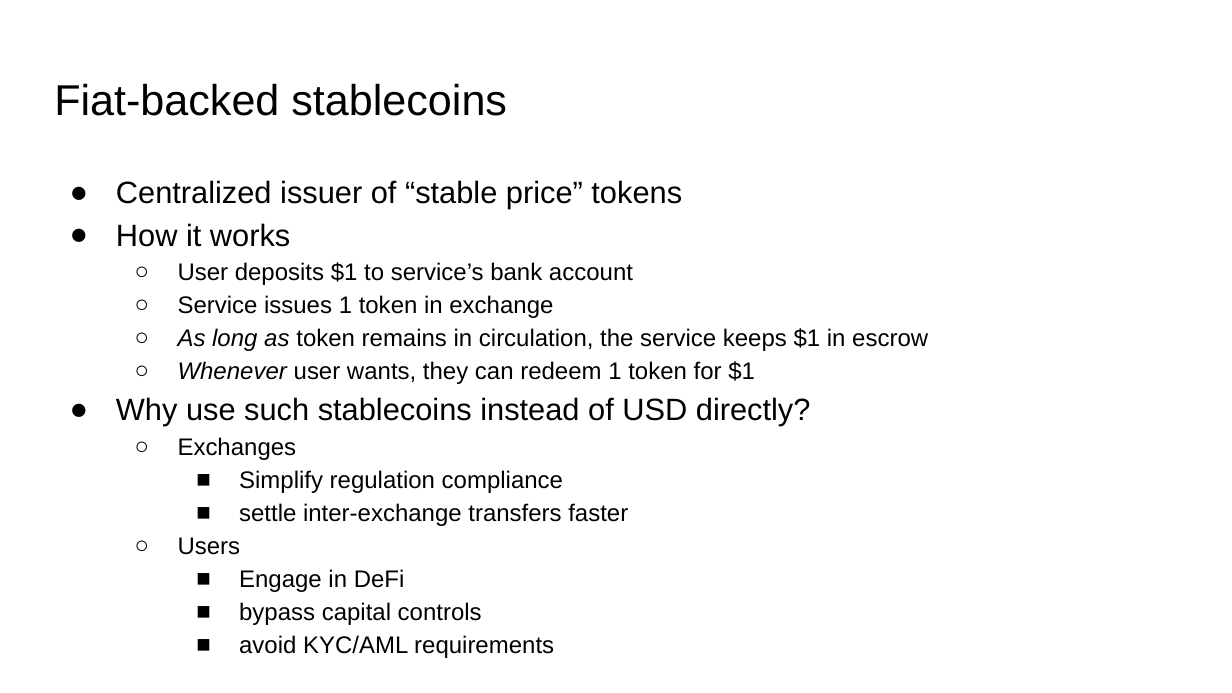
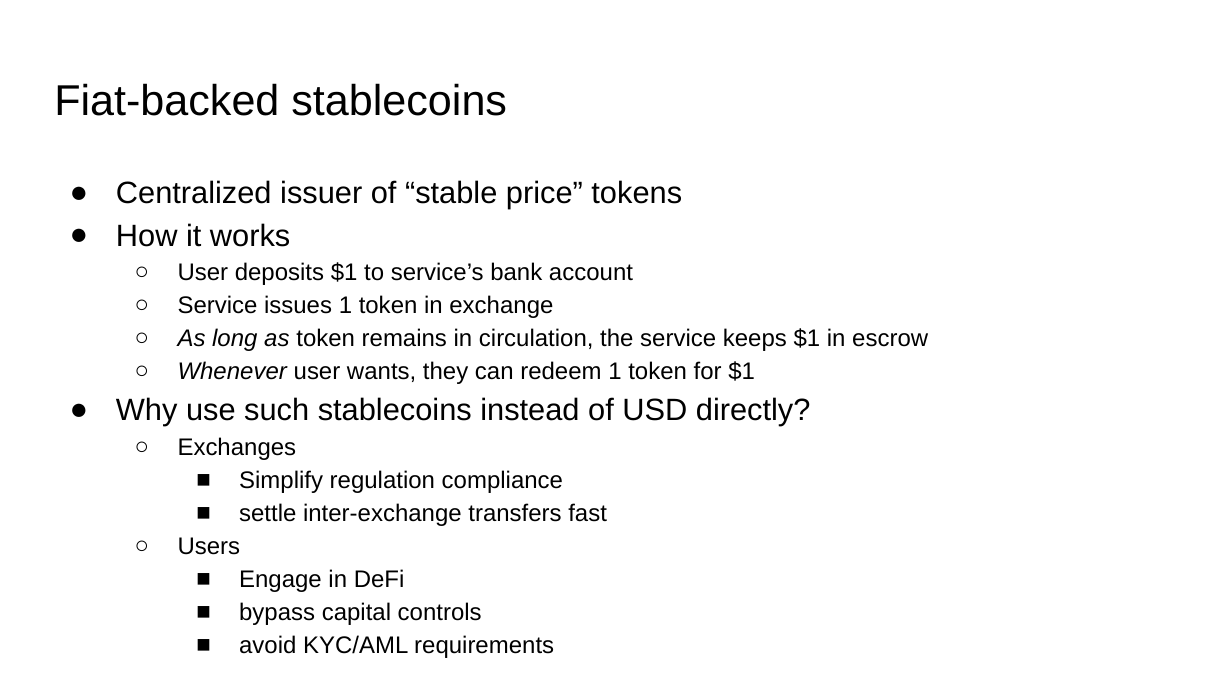
Before and after one commit to solegga/blockchaincourse, a slide deck: slide 66 of BDL2024 - 10 - Blockchain Applications.pptx. Drawn at 1232x693 pixels with LibreOffice and Linux fonts; fonts in the diff are those of the drawing. Boxes give left, top, right and bottom in pixels: in the first picture for what was removed or moved away, otherwise in the second. Text is boxed around its words. In the diff, an @@ line names an element or a change of style, - is before the commit and + after.

```diff
--- a/BDL2024 - 10 - Blockchain Applications.pptx
+++ b/BDL2024 - 10 - Blockchain Applications.pptx
@@ text at [239,503,607,526]: text changed @@
-    ■ settle inter-exchange transfers faster
+    ■ settle inter-exchange transfers fast
```
Also in this commit, not shown: 1 other slide changed, 1 other file.
